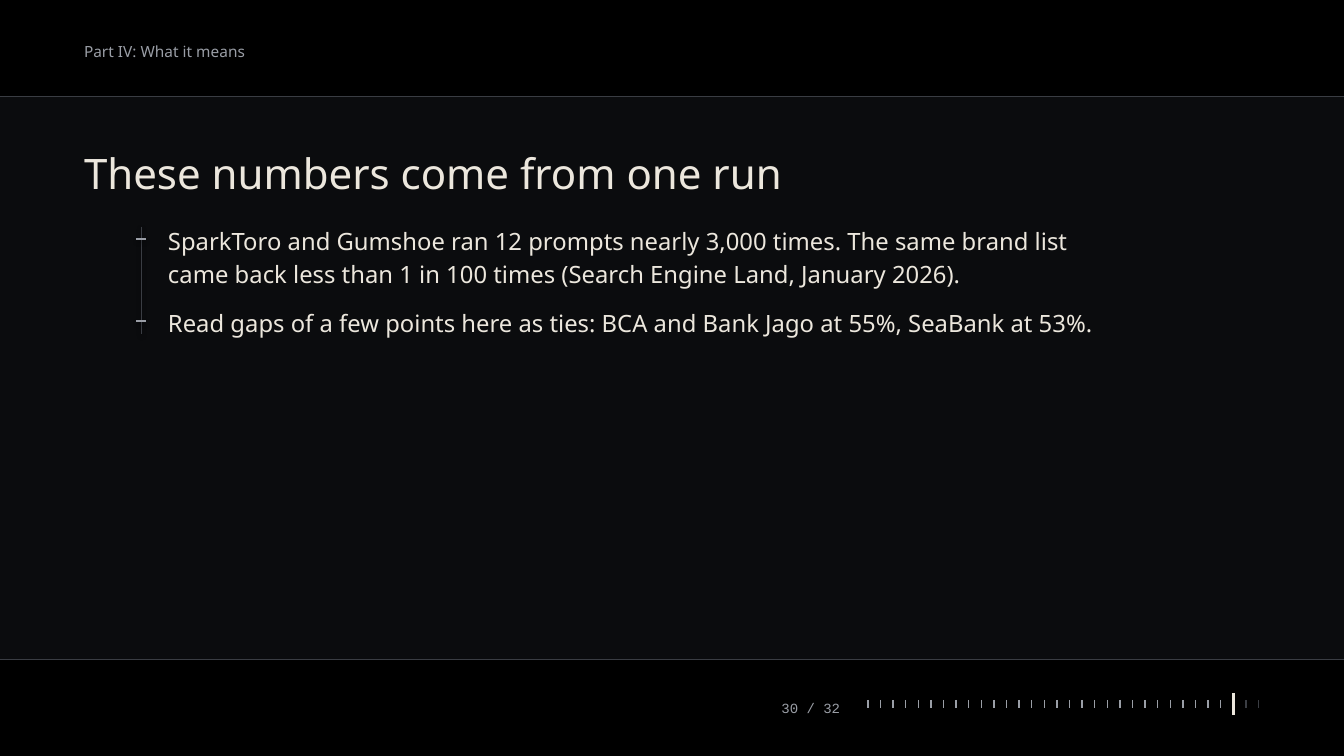
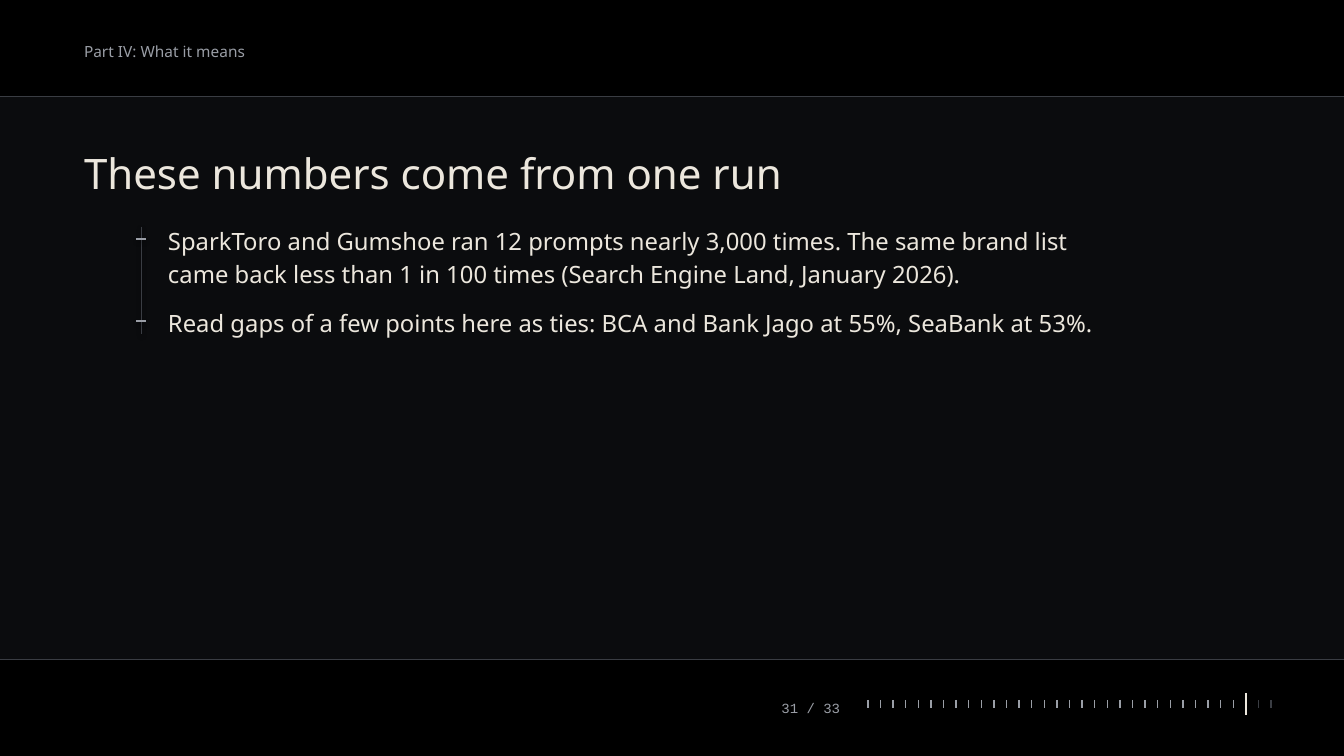
Before and after one commit to rgmwnn/geo-bank-visibility, a slide deck: slide 31 of deck/out/favoured-banks.pptx (slide 30 before the commit). Drawn at 1344x756 pixels with LibreOffice and Linux fonts; fonts in the diff are those of the drawing. Boxes give left, top, right and bottom in pixels: in the first picture for what was removed or moved away, otherwise in the second. Text is boxed around its words. In the diff, an @@ line names an element or a change of style, - is before the commit and + after.

```diff
--- a/deck/out/favoured-banks.pptx
+++ b/deck/out/favoured-banks.pptx
@@ text at <box>781,703,840,713</box>: text changed @@
-30 / 32
+31 / 33
@@ line moved from (1234, 694) - (1234, 716) to (1234, 700) - (1234, 709) @@
@@ line (1234, 700) - (1234, 709): stroke #ECE7DD 2 pt to #9A9EA6 1 pt @@
@@ line moved from (1246, 700) - (1246, 709) to (1246, 694) - (1246, 716) @@
@@ line (1246, 694) - (1246, 716): stroke #3A3D43 1 pt to #ECE7DD 2 pt @@
@@ line added from (1271, 700) to (1271, 709), #3A3D43 1 pt @@
```
Also in this commit, not shown: 24 other slides changed, 2 slides added, 1 slide removed, 6 other files.
